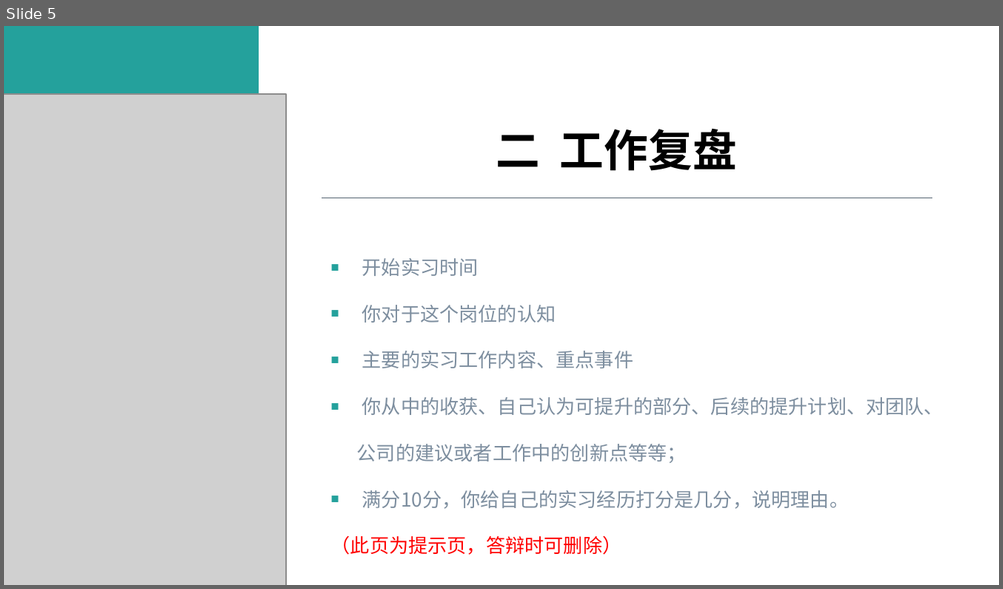
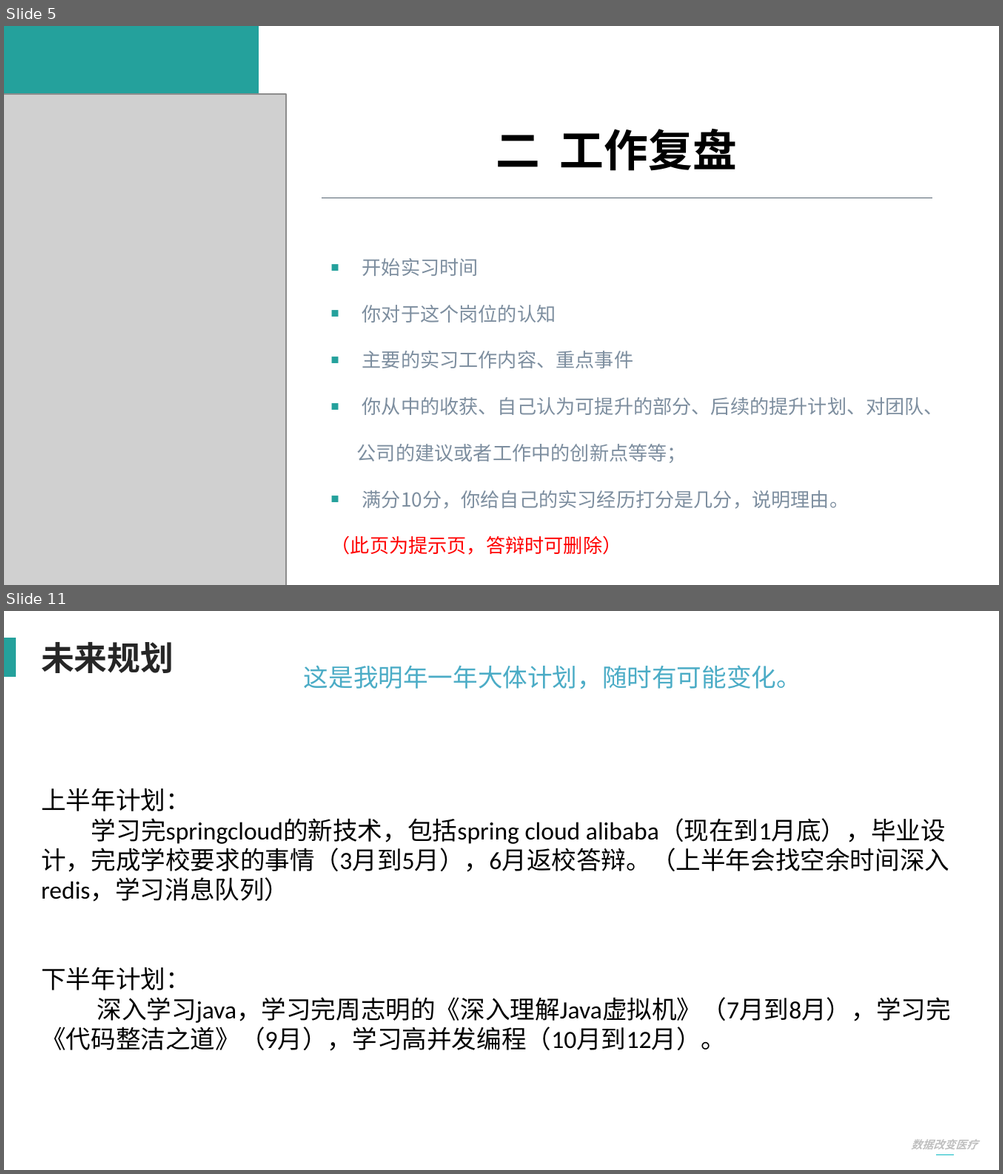
Before and after one commit to Aubwls/dabian, a slide deck: 实习答辩PPT模板-2020.pptx. Shown one above the other, each under a label of ours: slide 5 before the commit, slides 5 and 11 after it; the slides between them are not shown. The pictures are 1003x589 and 1003x1174 pixels, drawn with LibreOffice and Linux fonts; fonts in the diff are those of the drawing; grey boxes stand for pictures. Boxes give left, top, right and bottom in pixels: in the first picture for what was removed or moved away, otherwise in the second. Text is boxed around its words. In the diff, an @@ line names an element or a change of style, - is before the commit and + after.

Commit message:
提交要修改的代码

```diff
--- a/实习答辩PPT模板-2020.pptx
+++ b/实习答辩PPT模板-2020.pptx
@@ slide 11 added at (4, 611, 999, 1170), background #FFFFFF @@
@@ rectangle added at (4, 638, 16, 677), fill #24A19C @@
@@ text added at (41, 642, 173, 673), 24 pt, text #262626, bold @@
+未来规划
@@ text added at (304, 665, 801, 689), 18 pt, text gradient #215968 to #4BACC6 to #93CDDD @@
+这是我明年一年大体计划，随时有可能变化。
@@ text added at (41, 788, 950, 1051), 18 pt, text #000000 @@
+上半年计划：
+学习完springcloud的新技术，包括spring cloud alibaba（现在到1月底），毕业设计，完成学校要求的事情（3月到5月），6月返校答辩。（上半年会找空余时间深入redis，学习消息队列）
+下半年计划：
+深入学习java，学习完周志明的《深入理解Java虚拟机》（7月到8月），学习完《代码整洁之道》（9月），学习高并发编程（10月到12月）。
@@ text added at (910, 1140, 977, 1150), 8 pt, text #BFBFBF, bold, italic @@
+数据改变医疗
@@ line added from (936, 1155) to (954, 1155), #0AB9C2 0.75 pt @@
```
Also in this commit, not shown: 8 slides changed, 1 other slide added.
